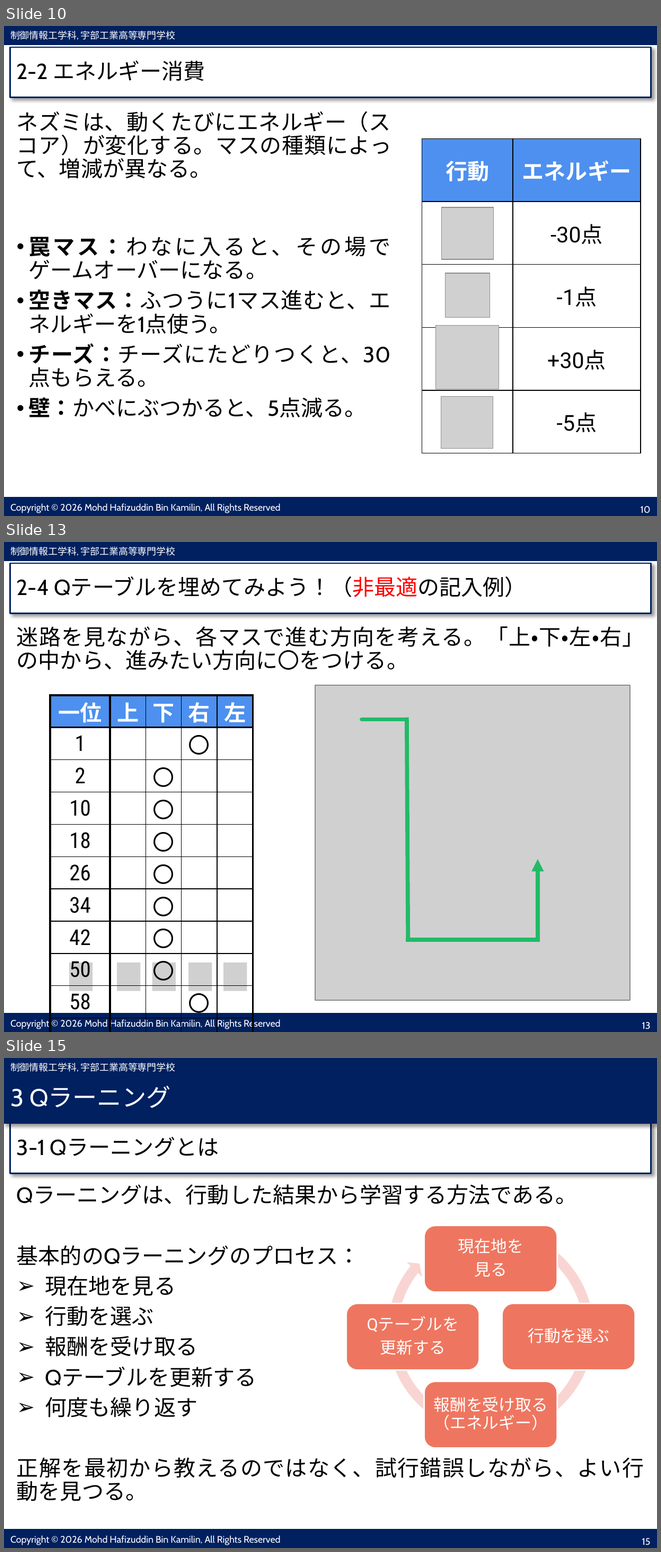
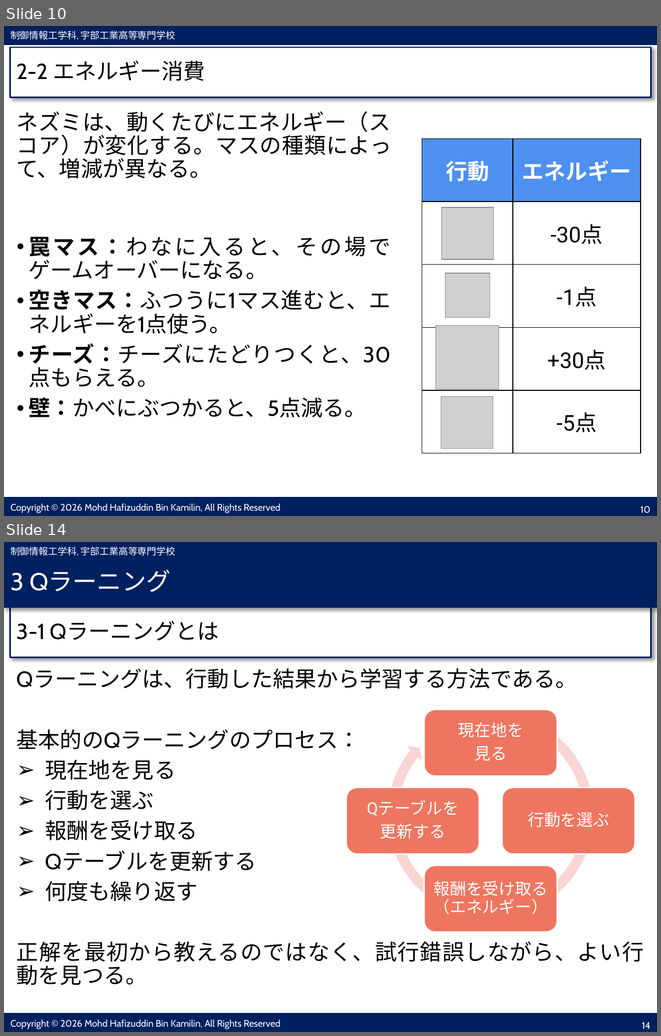
Before and after one commit to ise-nituc/q_learning, a slide deck: doc/プリント.pptx. Shown one above the other, each under a label of ours: slides 10, 13 and 15 before the commit, slides 10 and 14 after it; the slides between them are not shown. The pictures are 661x1552 and 661x1036 pixels, drawn with LibreOffice and Linux fonts; fonts in the diff are those of the drawing; grey boxes stand for pictures. Boxes give left, top, right and bottom in pixels: in the first picture for what was removed or moved away, otherwise in the second. Text is boxed around its words. In the diff, an @@ line names an element or a change of style, - is before the commit and + after.

```diff
--- a/doc/プリント.pptx
+++ b/doc/プリント.pptx
@@ slide 13 removed at (4,542,657,1032), background #FFFFFF; not listed: 2 template elements that a slide beside it also shows @@
@@ text removed at (10,564,651,613) @@
-2-4 Qテーブルを埋めてみよう！（非最適の記入例）
@@ text removed at (17,626,644,670) @@
-迷路を見ながら、各マスで進む方向を考える。「上・下・左・右」の中から、進みたい方向に〇をつける。
@@ table removed at (50,696,254,1019), 11 rows, 5 columns @@
-一位 | 上 | 下 | 右 | 左
-1 |  |  | 〇 | 
-2 |  | 〇 |  | 
-10 |  | 〇 |  | 
-18 |  | 〇 |  | 
-26 |  | 〇 |  | 
-34 |  | 〇 |  | 
-42 |  | 〇 |  | 
-50 |  | 〇 |  | 
-58 |  |  | 〇 | 
- |  |  |  | 
@@ picture removed at (315,685,629,1000) @@
@@ line removed from (362, 720) to (406, 720) @@
@@ line removed from (408, 942) to (407, 717) @@
@@ arrow removed from (538, 942) to (538, 859) @@
@@ line removed from (406, 940) to (538, 940) @@
@@ picture removed at (69,962,93,991) @@
@@ picture removed at (117,962,140,991) @@
@@ picture removed at (152,962,176,991) @@
@@ picture removed at (189,962,212,991) @@
@@ picture removed at (223,962,247,991) @@
@@ page number removed at (642,1022,651,1029) @@
-13
@@ what was slide 15 is now slide 14 @@
@@ page number at (642,1022,650,1029): text changed @@
-15
+14
```
Also in this commit, not shown: 6 slides changed, 1 other slide removed, 13 other files.
